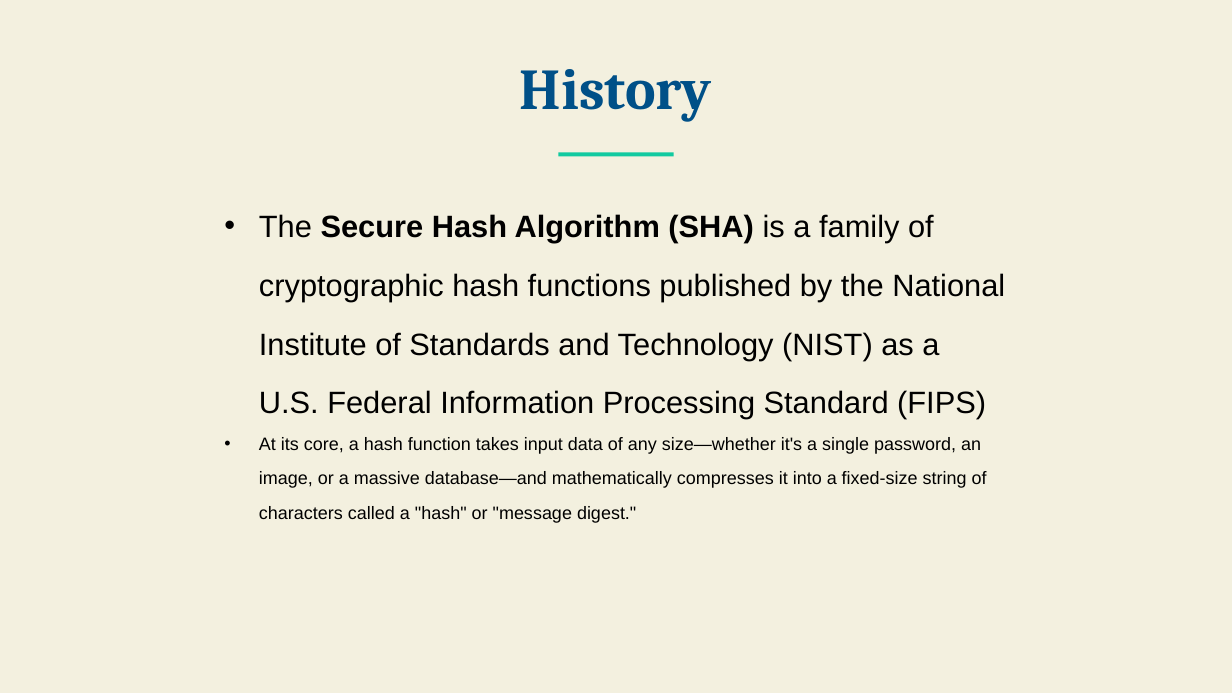
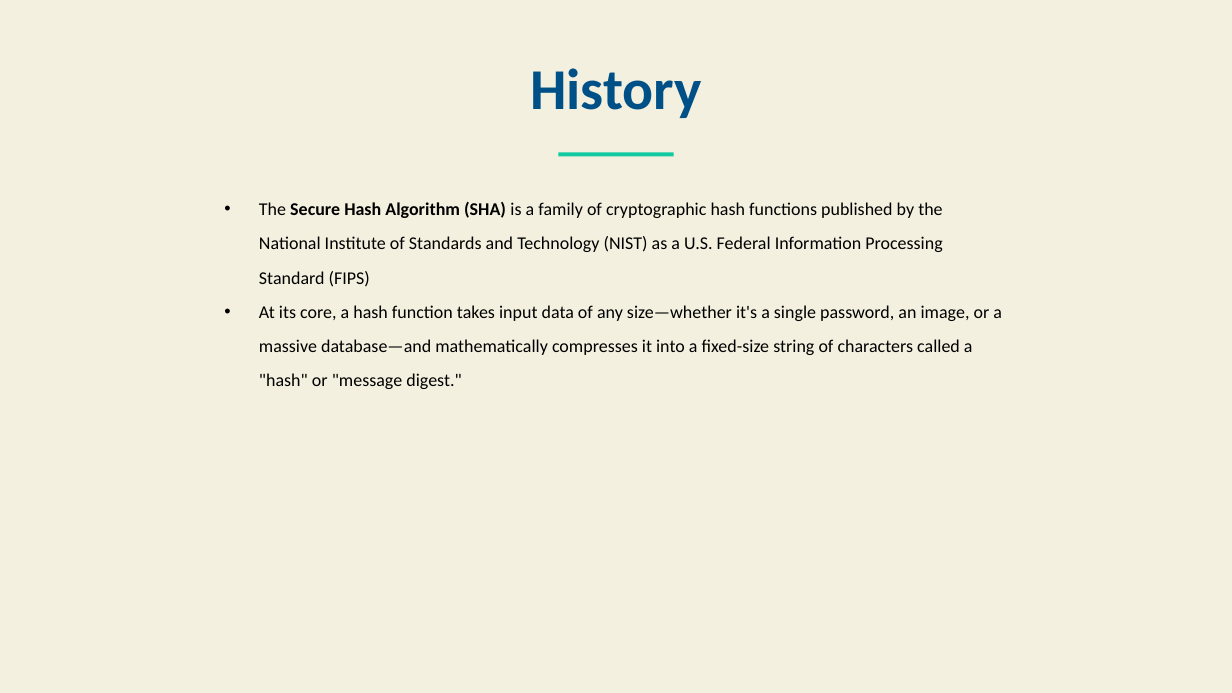
Before and after one commit to anudeep1189/SHA256, a slide deck: slide 3 of Documents/Secure Hash Algorithm (SHA) Overview.pptx. Drawn at 1232x693 pixels with LibreOffice and Linux fonts; fonts in the diff are those of the drawing; background and template pictures are left out. Boxes give left, top, right and bottom in pixels: in the first picture for what was removed or moved away, otherwise in the second. Text is boxed around its words. In the diff, an @@ line names an element or a change of style, - is before the commit and + after.

```diff
--- a/Documents/Secure Hash Algorithm (SHA) Overview.pptx
+++ b/Documents/Secure Hash Algorithm (SHA) Overview.pptx
@@ text "History" at (530, 68, 701, 118): font Cambria to Calibri @@
@@ text "The Secure Hash Algorithm (SHA) ..." at (259, 202, 1002, 389): size 24 to 14 pt in "The Secure Hash Algorithm (SHA) is a ..."; font Arial to Calibri @@
```
Also in this commit, not shown: 6 other slides changed.
